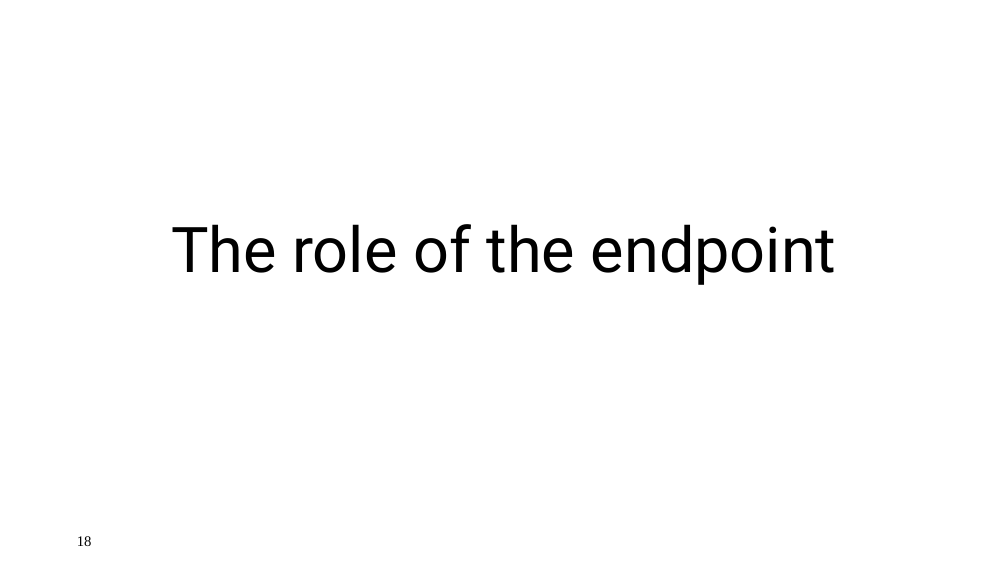
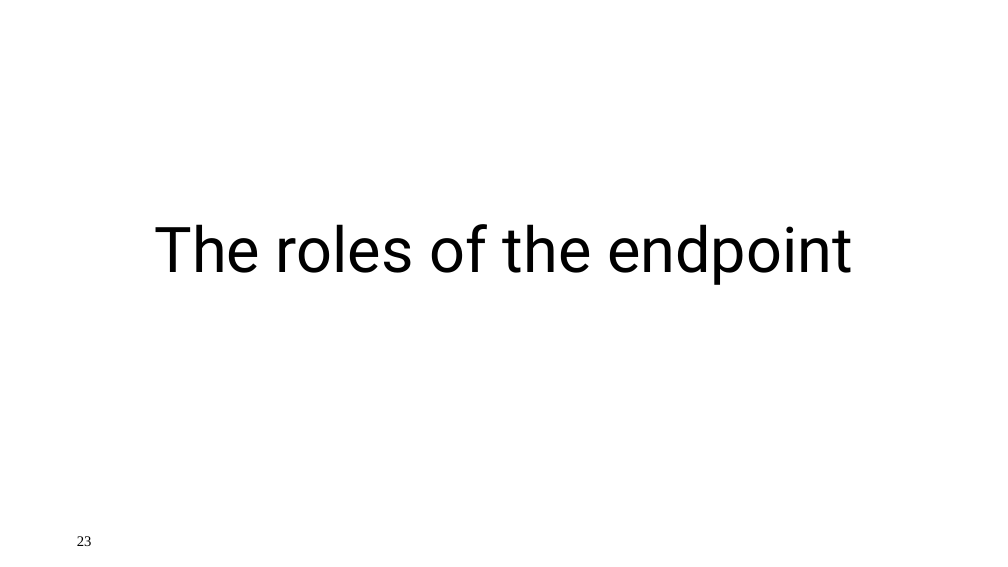
Before and after one commit to ngsrinivas/coursegen, a slide deck: slide 23 of ex/552-F19/lectures/02-architecture.pptx (slide 18 before the commit). Drawn at 1008x567 pixels with LibreOffice and Linux fonts; fonts in the diff are those of the drawing. Boxes give left, top, right and bottom in pixels: in the first picture for what was removed or moved away, otherwise in the second. Text is boxed around its words. In the diff, an @@ line names an element or a change of style, - is before the commit and + after.

```diff
--- a/ex/552-F19/lectures/02-architecture.pptx
+++ b/ex/552-F19/lectures/02-architecture.pptx
@@ title at <box>155,224,853,285</box>: text changed @@
-The role of the endpoint
+The roles of the endpoint
@@ page number at <box>77,536,92,546</box>: text changed @@
-18
+23
```
Also in this commit, not shown: 16 other slides changed, 9 slides added, 18 slides removed, 4 other files.
